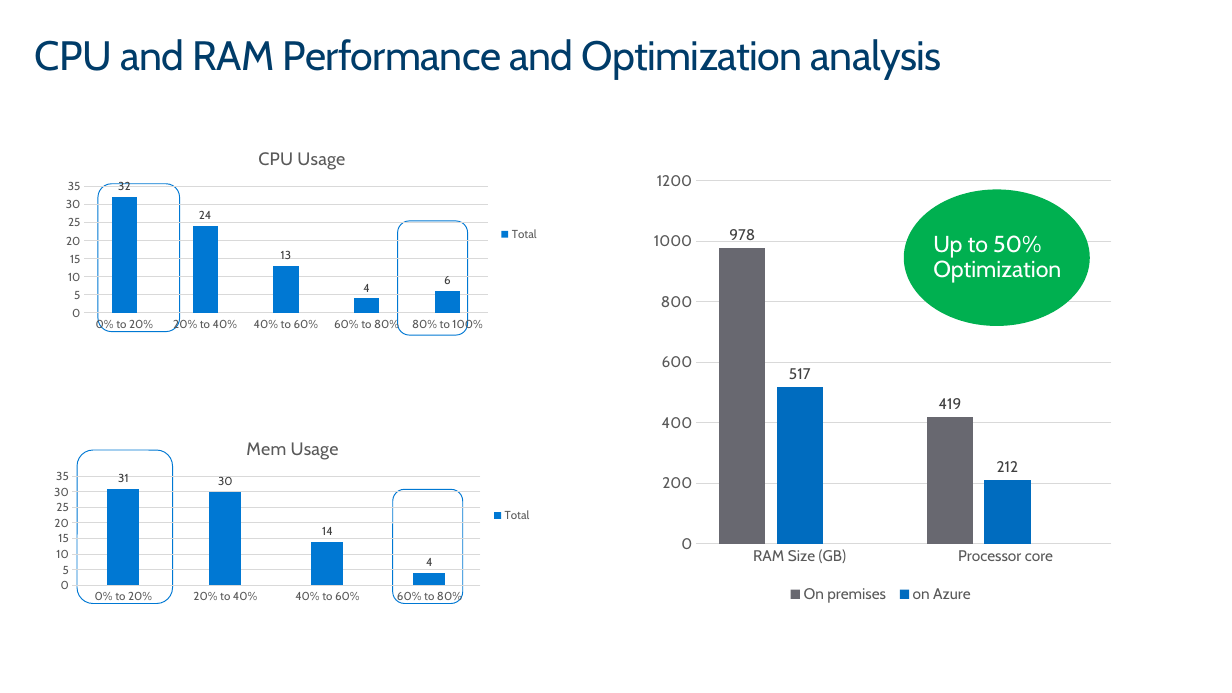
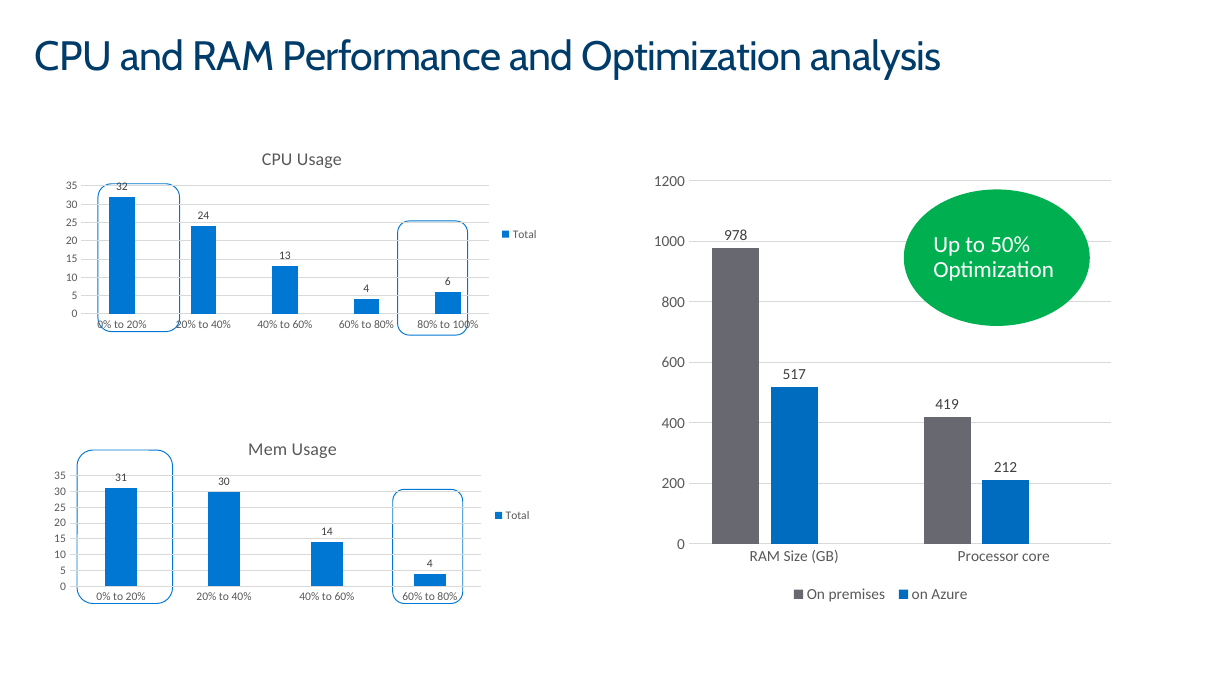
Before and after one commit to upendra25312/Cloud-Readiness-accelearator, a slide deck: slide 10 of Templates/executive-reporting/ms-solution-assessment.pptx. Drawn at 1232x693 pixels with LibreOffice and Linux fonts; fonts in the diff are those of the drawing; background and template pictures are left out. Boxes give left, top, right and bottom in pixels: in the first picture for what was removed or moved away, otherwise in the second. Text is boxed around its words. In the diff, an @@ line names an element or a change of style, - is before the commit and + after.

```diff
--- a/Templates/executive-reporting/ms-solution-assessment.pptx
+++ b/Templates/executive-reporting/ms-solution-assessment.pptx
@@ column chart at [56,133,549,335] @@
@@ data labels of Total changed @@
@@ legend changed @@
@@ category axis changed @@
@@ value axis changed @@
@@ lettering changed @@
@@ column chart at [644,163,1121,607] @@
@@ data labels of On premises  changed @@
@@ data labels of on Azure  changed @@
@@ data labels of Series 3 changed @@
@@ legend changed @@
@@ category axis changed @@
@@ value axis changed @@
@@ lettering changed @@
@@ font Cabin to Calibri in 3 elements at [397,221,468,335], [393,490,463,604], [933,236,1054,281] @@
@@ column chart at [44,424,542,607] @@
@@ data labels of Total changed @@
@@ legend changed @@
@@ category axis changed @@
@@ value axis changed @@
@@ lettering changed @@
```
Also in this commit, not shown: 11 other slides changed, 18 other files.
